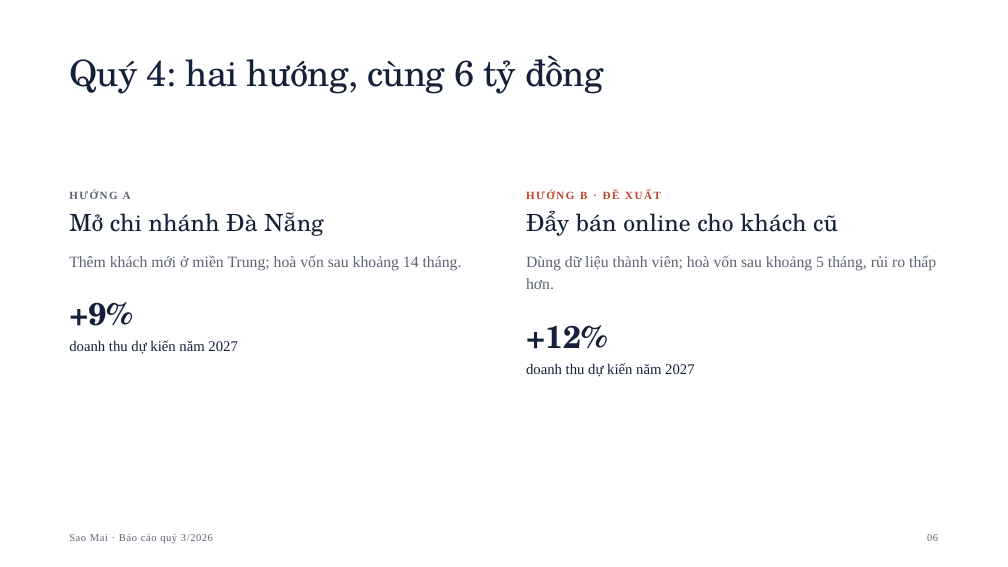
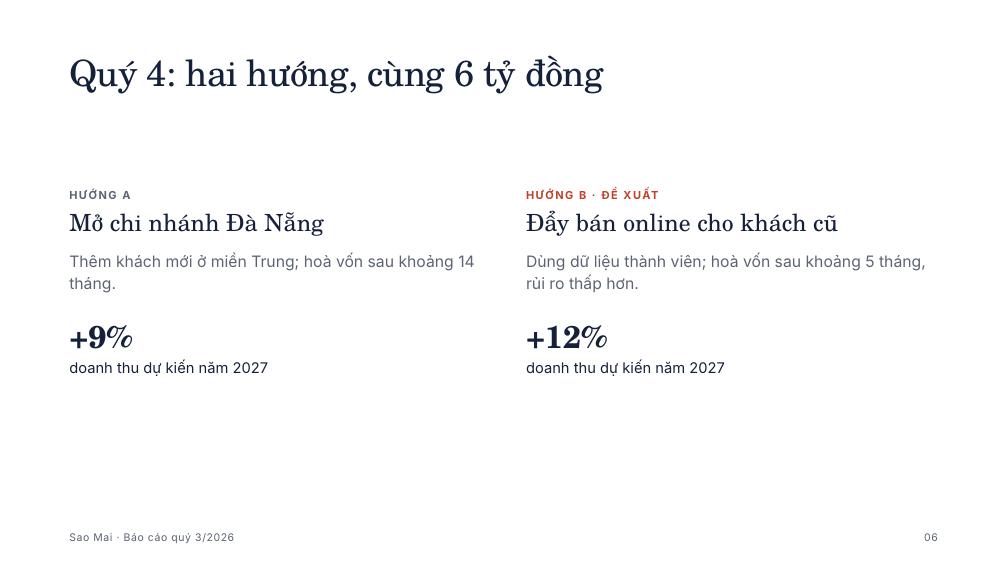
Before and after one commit to iamcaominhtien/kanban-board-mcp, a slide deck: slide 6 of server/services/slides_skill/themes/ledger/sample.pptx. Drawn at 1008x567 pixels with LibreOffice and Linux fonts; fonts in the diff are those of the drawing; background and template pictures are left out. Boxes give left, top, right and bottom in pixels: in the first picture for what was removed or moved away, otherwise in the second. Text is boxed around its words. In the diff, an @@ line names an element or a change of style, - is before the commit and + after.

```diff
--- a/server/services/slides_skill/themes/ledger/sample.pptx
+++ b/server/services/slides_skill/themes/ledger/sample.pptx
@@ text "+9%": place and size @@
-text "+9%" at [69, 302, 132, 326]
+text "+9%" at [69, 325, 132, 349]
@@ font Times New Roman to Inter in 8 elements at [69, 189, 130, 199], [579, 189, 586, 201], [526, 253, 926, 292], [924, 533, 938, 541], [69, 533, 234, 543], [69, 253, 475, 293], [526, 360, 725, 376], [69, 360, 269, 376] @@
@@ text "doanh thu dự kiến năm ...": place and size @@
-text "doanh thu dự kiến năm ..." at [69, 340, 237, 354]
+text "doanh thu dự kiến năm ..." at [69, 360, 269, 376]
```
Also in this commit, not shown: 8 other slides changed, 51 other files.
